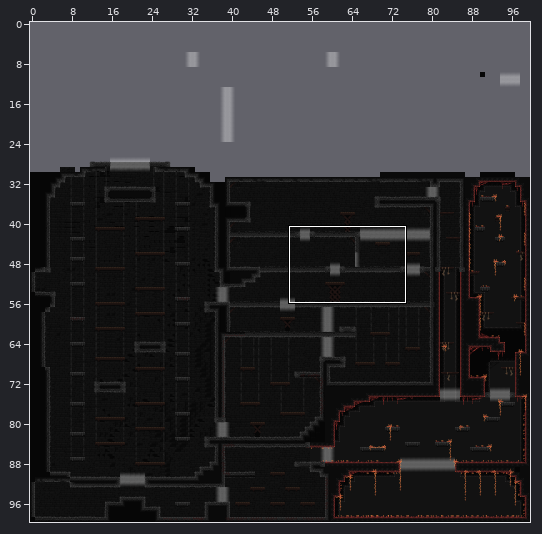
Level history. Tiled map (JSON): src/Assets/Map/forsakenMap.tmj. The first picture is a wide view before the edit; the outline marks the close-up.
Close-up. As it was:
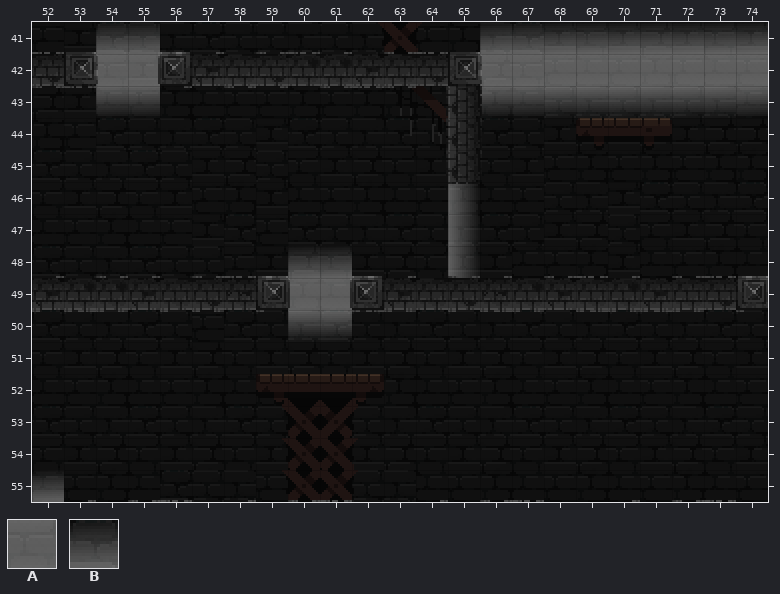
Cells are 16x16 px. Shown: x 52..74, y 41..55. Not drawn, because the pictures are missing: unchanged layers "Traps", "Traps 2".
Key: from "glowjohn": A 0 turned 270, B 0 turned 90.
_ is an empty cell.
Layers that did not change in this view are not listed.
Layer "glow" before, first column x 52:
41 __BB__________BBBBBBBBB
42 __AA__________AAAAAAAAA
43 __AA__________AAAAAAAAA
44 _______________________
45 _______________________
46 _______________________
47 _______________________
48 ________BB_____________
49 ________AA_____________
50 ________AA_____________
51 _______________________
52 _______________________
53 _______________________
54 _______________________
55 B______________________
New version:
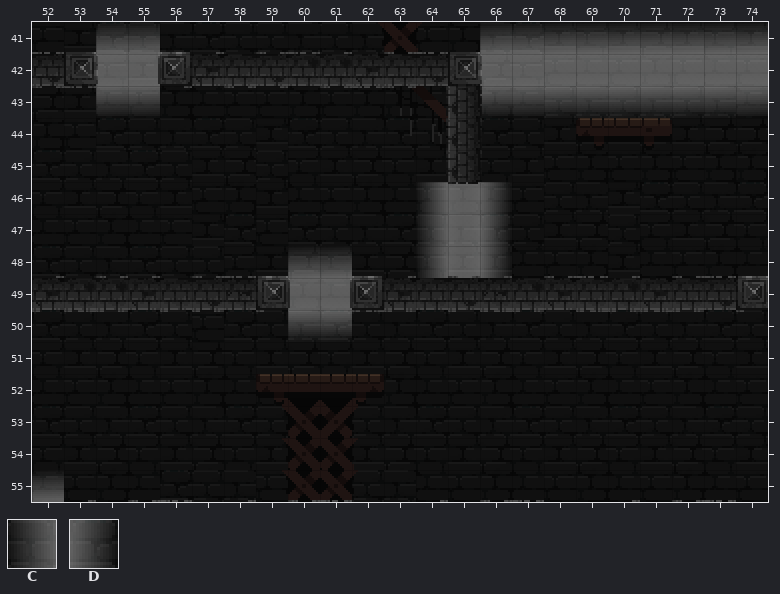
Further tiles: from "glowjohn": C 0, D 0 flipped left-right.
See-through tiles are keyed as they look on the map.
Edits made:
Changed rows in their new state; . is an unchanged cell.
Layer "glow":
first column x 64:
46 CCD
47 CCD
48 CCD
Pixel boxes of the changes (left, top, right, bottom) in both close-ups:
added: (418, 182, 510, 278)
